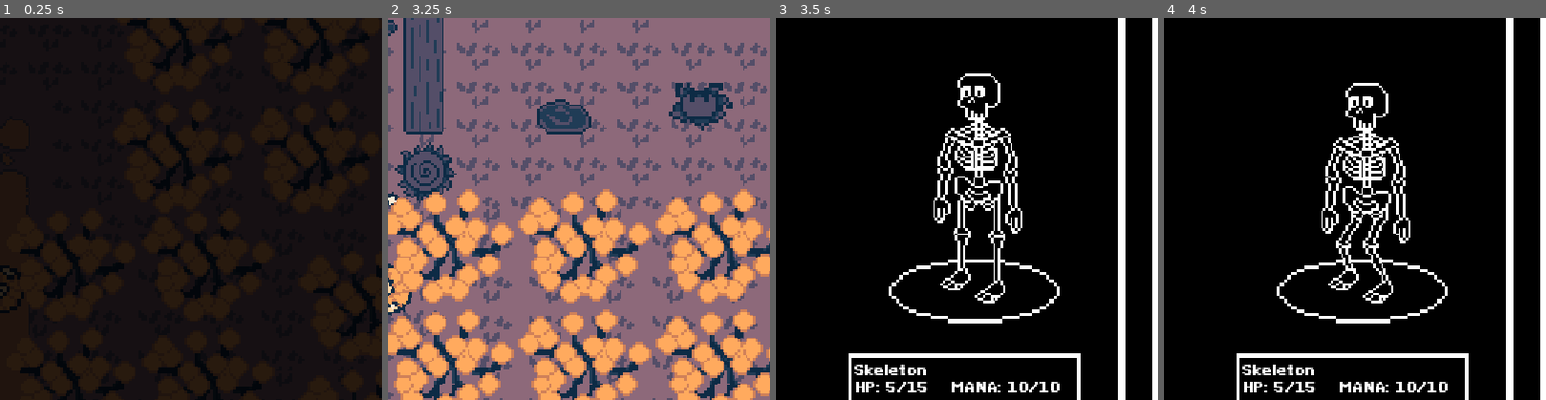
Above: before the commit, frames 1-4 (left to right).
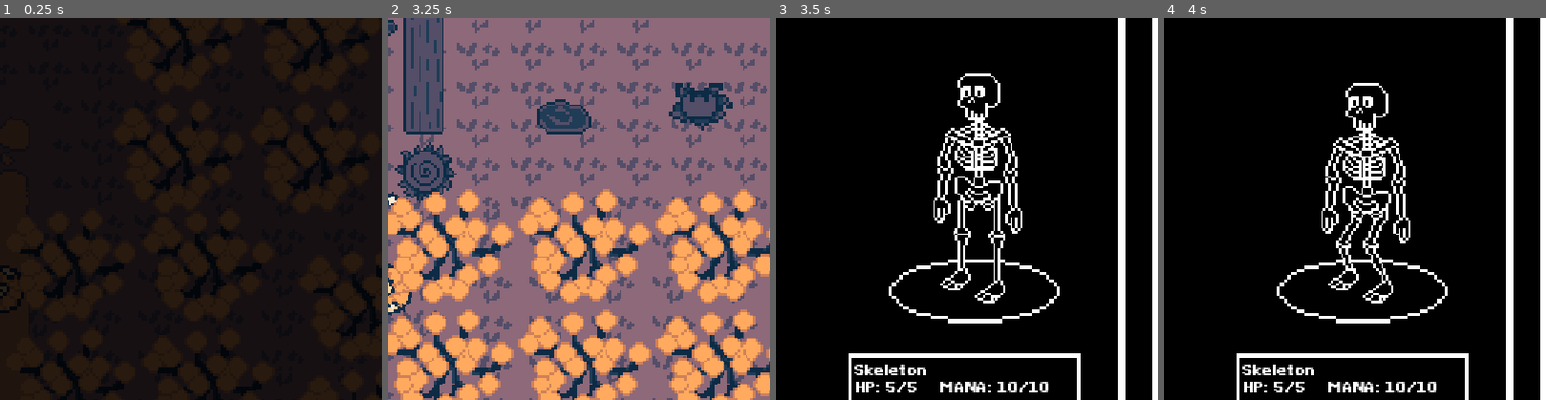
Above: after the commit, the same moments.

Repository: QuoteGenerator/Jame_Gam_Halloween
Game: Godot game, scene res://area_2.tscn
The game is run twice, just before and just after one commit, with the same random seed, the same clock (stepped at 60 frames per second) and the same inputs. This scene is started directly instead of the project's main scene.
Inputs (mouse positions are % of the whole screen's width and height, from its top left):
- Up to frame 1 (0.25 s): no input
- Up to frame 2 (3.25 s): move the mouse to (72, 45) at 0.52 s; hold D 0.53-1.28 s; tap E (Interact) every 0.75 s from 0.6 to 2.85 s; move the mouse to (30, 55) at 1.27 s; hold S 1.28-2.03 s; move the mouse to (60, 28) at 2.02 s; hold D 2.03-2.78 s; move the mouse to (45, 70) at 2.77 s; hold W from 2.78 s (still down)
- Up to frame 3 (3.5 s): keep holding W
- Up to frame 4 (4 s): move the mouse to (80, 65) at 3.52 s; release W at 3.53 s; hold A from 3.53 s (still down); tap E (Interact) at 3.6 s
The pictures show only the part of the screen within x 50-100%, y 14-64%; the shares and areas given below are measured in that part.

Frames 1-2 are identical in both runs. In frame 3, 0.7% of the frame differs, in the area x 34-75%, y 95-98%; in frame 4, 0.7%.

Commit message:
enemy configurations

Diff:
--- a/Jame_GAM_HALLOWEN_FIX/jame-gam-halloween/Scripts/combat_ui.gd
+++ b/Jame_GAM_HALLOWEN_FIX/jame-gam-halloween/Scripts/combat_ui.gd
@@ -4,6 +4,7 @@
 var current_enemy: CharacterBody2D
 var current_player: CharacterBody2D
 @onready var animationEnemyPlayer: AnimationPlayer = $Panel/tbc_AnimationEnemy
+@onready var animationPlayerPlayer: AnimationPlayer = $Panel/tbc_AnimationPlayer
 
 @onready var enemyNameLabel: Label = $Panel/Control/EnemyName
 @onready var enemyStatsLabel: Label = $Panel/Control/EnemyStats
@@ -216,6 +217,12 @@
 		turnLabel.modulate = Color(255,0,0)
 		turnLabel.text = "*" + current_enemy.enemy_name + "*"
 		await get_tree().create_timer(2.0, true).timeout
+
+		var scene_name_player = current_player.scene_file_path.get_file().get_basename()
+		animationEnemyPlayer.play("tbc_"+scene_name_player+"_getHit_animation")
+
+		await animationEnemyPlayer.animation_finished
+
 		current_player.health -= 5
 		GameState.player_health -= 5
 		playersTurn = true
@@ -223,6 +230,8 @@
 		update_player_stats()
 		turnLabel.modulate = Color(255,255,255)
 		turnLabel.text = "* YOUR TURN *"
+
+
 
 
 func showItemAmount():
@@ -268,3 +277,8 @@
 	if(current_enemy != null):
 		var scene_name_enemy = current_enemy.scene_file_path.get_file().get_basename()
 		animationEnemyPlayer.play("tbc_"+ scene_name_enemy +"_idle_animation")
+
+func play_player_idle_animation():
+	if(current_player != null):
+		var scene_name_player = current_player.scene_file_path.get_file().get_basename()
+		animationPlayerPlayer.play("tbc_"+ scene_name_player +"_idle_animation")
--- a/Jame_GAM_HALLOWEN_FIX/jame-gam-halloween/Tutorial_Area.tscn
+++ b/Jame_GAM_HALLOWEN_FIX/jame-gam-halloween/Tutorial_Area.tscn
@@ -1,7 +1,7 @@
 [gd_scene format=3 uid="uid://dug6057aw0vsc"]
 
 [ext_resource type="Script" uid="uid://b0pvd1jrhn0en" path="res://Scripts/tutorial_area.gd" id="1_0b11v"]
-[ext_resource type="PackedScene" uid="uid://isg1f625y4p8" path="res://Player.tscn" id="2_ueham"]
+[ext_resource type="PackedScene" uid="uid://isg1f625y4p8" path="res://player.tscn" id="2_ueham"]
 [ext_resource type="Texture2D" uid="uid://dewhohg7hkc26" path="res://Assets/Sprites/Areas/t_area.png" id="3_nkvb4"]
 [ext_resource type="Texture2D" uid="uid://dbh8kx1j1oydj" path="res://Assets/Sprites/Objects/tree_full.png" id="4_3va81"]
 [ext_resource type="Texture2D" uid="uid://cairtwsoy2paa" path="res://Assets/Sprites/Areas/row.png" id="5_4ndks"]
@@ -280,6 +280,8 @@
 
 [node name="SkeletonEnemy" parent="." unique_id=845605063 instance=ExtResource("14_dipwe")]
 position = Vector2(-75, -26)
+health = 10
+enemy_name = "Damaged Skeleton (Fred)"
 
 [node name="GhostEnemy" parent="." unique_id=538779952 instance=ExtResource("15_fpldr")]
 position = Vector2(52, -50.000004)
--- a/Jame_GAM_HALLOWEN_FIX/jame-gam-halloween/area_1.tscn
+++ b/Jame_GAM_HALLOWEN_FIX/jame-gam-halloween/area_1.tscn
@@ -5,7 +5,7 @@
 [ext_resource type="Texture2D" uid="uid://cairtwsoy2paa" path="res://Assets/Sprites/Areas/row.png" id="3_weo7h"]
 [ext_resource type="Texture2D" uid="uid://o7mfhydtvir8" path="res://Assets/Sprites/Areas/path.png" id="4_1rxqu"]
 [ext_resource type="Texture2D" uid="uid://lqpt80n814nh" path="res://Assets/Sprites/Objects/tree_half.png" id="4_ayu7x"]
-[ext_resource type="PackedScene" uid="uid://isg1f625y4p8" path="res://Player.tscn" id="5_1rxqu"]
+[ext_resource type="PackedScene" uid="uid://isg1f625y4p8" path="res://player.tscn" id="5_1rxqu"]
 [ext_resource type="Script" uid="uid://bj5qw1bsb546x" path="res://Scripts/scene_switch3.gd" id="7_nboye"]
 [ext_resource type="PackedScene" uid="uid://b74wv7b68e7fr" path="res://fallenlog_1.tscn" id="8_hur56"]
 [ext_resource type="PackedScene" uid="uid://b8j662xpheekl" path="res://rock_1.tscn" id="9_lx7ru"]
@@ -302,6 +302,7 @@
 
 [node name="GhostEnemy" parent="." unique_id=845605063 instance=ExtResource("13_r2afo")]
 position = Vector2(-78, 28)
+enemy_name = "Ghost (Aleks)"
 
 [node name="pumpkin_spice_latte" parent="." unique_id=870276362 instance=ExtResource("14_th8es")]
 position = Vector2(-78, 10)
@@ -309,6 +310,9 @@
 [node name="SkeletonEnemy" parent="." unique_id=233608979 instance=ExtResource("15_th8es")]
 position = Vector2(83, 11)
 rotation = 3.1415927
+health = 10
+max_health = 10
+enemy_name = "Skeleton (Ella)"
 
 [node name="CombatUI" parent="." unique_id=111705774 instance=ExtResource("16_ayu7x")]
 visible = false
--- a/Jame_GAM_HALLOWEN_FIX/jame-gam-halloween/area_2.tscn
+++ b/Jame_GAM_HALLOWEN_FIX/jame-gam-halloween/area_2.tscn
@@ -5,7 +5,7 @@
 [ext_resource type="Texture2D" uid="uid://cairtwsoy2paa" path="res://Assets/Sprites/Areas/row.png" id="3_nenjx"]
 [ext_resource type="Texture2D" uid="uid://lqpt80n814nh" path="res://Assets/Sprites/Objects/tree_half.png" id="4_e2j2b"]
 [ext_resource type="Texture2D" uid="uid://o7mfhydtvir8" path="res://Assets/Sprites/Areas/path.png" id="4_vfcf2"]
-[ext_resource type="PackedScene" uid="uid://isg1f625y4p8" path="res://Player.tscn" id="5_ma1mr"]
+[ext_resource type="PackedScene" uid="uid://isg1f625y4p8" path="res://player.tscn" id="5_ma1mr"]
 [ext_resource type="PackedScene" uid="uid://cvh34udiaksh4" path="res://combat_ui.tscn" id="6_uaa26"]
 [ext_resource type="Script" uid="uid://b25bvj0s3dyvf" path="res://Scripts/scene_switch4.gd" id="7_uuvrh"]
 [ext_resource type="PackedScene" uid="uid://b74wv7b68e7fr" path="res://fallenlog_1.tscn" id="9_n06xo"]
@@ -345,6 +345,7 @@
 z_index = 1
 position = Vector2(-42, 49)
 rotation = 0.0
+max_health = 5
 
 [node name="treestump" parent="." unique_id=148929270 instance=ExtResource("15_e2j2b")]
 position = Vector2(5, -15)
@@ -358,6 +359,9 @@
 [node name="GhostEnemy" parent="." unique_id=1587126569 instance=ExtResource("13_e2j2b")]
 position = Vector2(165, -90)
 scale = Vector2(1.4000001, 1.4000001)
+health = 15
+max_health = 15
+enemy_name = "Ghost (Toast)"
 
 [node name="pumpkin_spice_latte" parent="." unique_id=870276362 instance=ExtResource("17_3opce")]
 position = Vector2(126, -97)
@@ -399,6 +403,11 @@
 [node name="zombie" parent="." unique_id=744630692 instance=ExtResource("18_3opce")]
 position = Vector2(33, -55)
 rotation = -1.5707964
+health = 20
+max_health = 20
+mana = 15
+max_mana = 15
+enemy_name = "Zombie (Brain)"
 
 [connection signal="body_entered" from="Scene_Switch" to="Scene_Switch" method="_on_body_entered"]
 [connection signal="body_exited" from="Scene_Switch" to="Scene_Switch" method="_on_body_exited"]
--- a/Jame_GAM_HALLOWEN_FIX/jame-gam-halloween/area_3.tscn
+++ b/Jame_GAM_HALLOWEN_FIX/jame-gam-halloween/area_3.tscn
@@ -2,7 +2,7 @@
 
 [ext_resource type="Script" uid="uid://cdi0o04fopi7" path="res://Scripts/area_3.gd" id="1_1tdum"]
 [ext_resource type="Texture2D" uid="uid://bqfxlnpdio3ll" path="res://Assets/Sprites/Areas/area3.png" id="1_jbiam"]
-[ext_resource type="PackedScene" uid="uid://isg1f625y4p8" path="res://Player.tscn" id="1_y2vgt"]
+[ext_resource type="PackedScene" uid="uid://isg1f625y4p8" path="res://player.tscn" id="1_y2vgt"]
 [ext_resource type="PackedScene" uid="uid://cvh34udiaksh4" path="res://combat_ui.tscn" id="2_kwpfj"]
 [ext_resource type="Texture2D" uid="uid://cairtwsoy2paa" path="res://Assets/Sprites/Areas/row.png" id="3_k2lr6"]
 [ext_resource type="Texture2D" uid="uid://o7mfhydtvir8" path="res://Assets/Sprites/Areas/path.png" id="4_dxi2c"]
@@ -368,11 +368,19 @@
 
 [node name="GhostEnemy" parent="." unique_id=845605063 instance=ExtResource("14_2fqny")]
 position = Vector2(-39, -45)
+health = 5
+max_health = 5
+enemy_name = "Ghost (Grill)"
 
 [node name="SkeletonEnemy" parent="." unique_id=1071752477 instance=ExtResource("15_85wqg")]
 position = Vector2(112, 59)
 rotation = -1.5707964
 scale = Vector2(1.400002, 1.400002)
+health = 10
+max_health = 10
+mana = 5
+max_mana = 5
+enemy_name = "Cool Skeleton (Tom)"
 
 [node name="GhostPath" type="Path2D" parent="." unique_id=591525514]
 position = Vector2(0, 1)
@@ -399,6 +407,11 @@
 
 [node name="zombie" parent="." unique_id=767436491 instance=ExtResource("16_e6mn2")]
 position = Vector2(31, -148)
+health = 10
+max_health = 10
+mana = 25
+max_mana = 25
+enemy_name = "Zombie (Toes)"
 
 [connection signal="body_entered" from="Scene_Switch" to="Scene_Switch" method="_on_body_entered"]
 [connection signal="body_exited" from="Scene_Switch" to="Scene_Switch" method="_on_body_exited"]
--- a/Jame_GAM_HALLOWEN_FIX/jame-gam-halloween/combat_ui.tscn
+++ b/Jame_GAM_HALLOWEN_FIX/jame-gam-halloween/combat_ui.tscn
@@ -18,6 +18,7 @@
 [ext_resource type="Texture2D" uid="uid://kay1mmbidjs2" path="res://Assets/Sprites/Consumables/pumpkin_soup.png" id="10_6coxg"]
 [ext_resource type="Texture2D" uid="uid://bd6i66vvrqfcu" path="res://Assets/Sprites/Consumables/pumpkin_spice_latte.png" id="10_tnwwt"]
 [ext_resource type="Texture2D" uid="uid://mq7782la3467" path="res://Assets/Sprites/Consumables/pumpkin_pie.png" id="11_tnwwt"]
+[ext_resource type="Texture2D" uid="uid://g00jlhcxm0q1" path="res://Assets/Sprites/tbc_sprites/tbc_pumpkin_hit.png" id="12_6b7x5"]
 [ext_resource type="Texture2D" uid="uid://jds3dystspv4" path="res://Assets/sparkles.png" id="13_b12oa"]
 [ext_resource type="Texture2D" uid="uid://dbq05cio0v82a" path="res://Assets/Sprites/tbc_sprites/wand_idle.png" id="14_nw44a"]
 [ext_resource type="Texture2D" uid="uid://byeoo7x84ks8r" path="res://Assets/Sprites/tbc_sprites/sunglasses_anim_skelly.png" id="21_gjqx6"]
@@ -36,6 +37,30 @@
 "transitions": PackedFloat32Array(1),
 "update": 1,
 "values": [false]
+}
+tracks/1/type = "value"
+tracks/1/imported = false
+tracks/1/enabled = true
+tracks/1/path = NodePath("tbc_player_getHit_animation:visible")
+tracks/1/interp = 1
+tracks/1/loop_wrap = true
+tracks/1/keys = {
+"times": PackedFloat32Array(0),
+"transitions": PackedFloat32Array(1),
+"update": 1,
+"values": [false]
+}
+tracks/2/type = "value"
+tracks/2/imported = false
+tracks/2/enabled = true
+tracks/2/path = NodePath("tbc_player_idle_animation:visible")
+tracks/2/interp = 1
+tracks/2/loop_wrap = true
+tracks/2/keys = {
+"times": PackedFloat32Array(0),
+"transitions": PackedFloat32Array(1),
+"update": 1,
+"values": [true]
 }
 
 [sub_resource type="Animation" id="Animation_j62ju"]
@@ -135,7 +160,45 @@
 
 [sub_resource type="Animation" id="Animation_qedbx"]
 resource_name = "tbc_player_getHit_animation"
-length = 0.36666667
+length = 0.16666667
+tracks/0/type = "value"
+tracks/0/imported = false
+tracks/0/enabled = true
+tracks/0/path = NodePath("tbc_player_idle_animation:visible")
+tracks/0/interp = 1
+tracks/0/loop_wrap = true
+tracks/0/keys = {
+"times": PackedFloat32Array(0, 0.16666667),
+"transitions": PackedFloat32Array(1, 1),
+"update": 1,
+"values": [false, true]
+}
+tracks/1/type = "value"
+tracks/1/imported = false
+tracks/1/enabled = true
+tracks/1/path = NodePath("tbc_player_getHit_animation:visible")
+tracks/1/interp = 1
+tracks/1/loop_wrap = true
+tracks/1/keys = {
+"times": PackedFloat32Array(0, 0.16666667),
+"transitions": PackedFloat32Array(1, 1),
+"update": 1,
+"values": [true, false]
+}
+tracks/2/type = "method"
+tracks/2/imported = false
+tracks/2/enabled = true
+tracks/2/path = NodePath("..")
+tracks/2/interp = 1
+tracks/2/loop_wrap = true
+tracks/2/keys = {
+"times": PackedFloat32Array(0.16666667),
+"transitions": PackedFloat32Array(1),
+"values": [{
+"args": [],
+"method": &"play_player_idle_animation"
+}]
+}
 
 [sub_resource type="Animation" id="Animation_j56r1"]
 resource_name = "tbc_player_idle_animation"
@@ -691,8 +754,10 @@
 region_rect = Rect2(0, 0, 38, 39)
 
 [node name="tbc_player_getHit_animation" type="Sprite2D" parent="Panel" unique_id=1910426232]
-position = Vector2(917, 443)
+visible = false
+position = Vector2(309, 676)
 scale = Vector2(3.9210527, 3.9210527)
+texture = ExtResource("12_6b7x5")
 
 [node name="Control" type="Control" parent="Panel" unique_id=1928000521]
 anchors_preset = 0
--- a/Jame_GAM_HALLOWEN_FIX/jame-gam-halloween/final_area.tscn
+++ b/Jame_GAM_HALLOWEN_FIX/jame-gam-halloween/final_area.tscn
@@ -5,7 +5,7 @@
 [ext_resource type="Texture2D" uid="uid://cq3as0urft43k" path="res://Assets/Sprites/Objects/tree_empty.png" id="2_4ekaj"]
 [ext_resource type="Texture2D" uid="uid://cairtwsoy2paa" path="res://Assets/Sprites/Areas/row.png" id="3_wyo8o"]
 [ext_resource type="PackedScene" uid="uid://cvh34udiaksh4" path="res://combat_ui.tscn" id="4_f5s4f"]
-[ext_resource type="PackedScene" uid="uid://isg1f625y4p8" path="res://Player.tscn" id="5_qy1bl"]
+[ext_resource type="PackedScene" uid="uid://isg1f625y4p8" path="res://player.tscn" id="5_qy1bl"]
 [ext_resource type="Texture2D" uid="uid://o7mfhydtvir8" path="res://Assets/Sprites/Areas/path.png" id="6_npc6x"]
 [ext_resource type="PackedScene" uid="uid://dns0dt1n55247" path="res://witch.tscn" id="7_f5s4f"]
 [ext_resource type="PackedScene" uid="uid://bahkdi53jc6bf" path="res://dialoguebox_end.tscn" id="9_npc6x"]
@@ -306,8 +306,11 @@
 rotation = -3.1415925
 
 [node name="witch" parent="." unique_id=845605063 groups=["skeleton", "which"] instance=ExtResource("7_f5s4f")]
-health = 10
-max_health = 10
+health = 25
+max_health = 25
+mana = 25
+max_mana = 25
+enemy_name = "Witch (Agatha)"
 
 [node name="Path2D" type="Path2D" parent="." unique_id=105194992]
 curve = SubResource("Curve2D_npc6x")
--- a/Jame_GAM_HALLOWEN_FIX/jame-gam-halloween/main.tscn
+++ b/Jame_GAM_HALLOWEN_FIX/jame-gam-halloween/main.tscn
@@ -1,7 +1,7 @@
 [gd_scene format=3 uid="uid://c0psh6numabna"]
 
 [ext_resource type="Texture2D" uid="uid://cairtwsoy2paa" path="res://Assets/Sprites/Areas/row.png" id="1_fos0i"]
-[ext_resource type="PackedScene" uid="uid://isg1f625y4p8" path="res://Player.tscn" id="1_glv2v"]
+[ext_resource type="PackedScene" uid="uid://isg1f625y4p8" path="res://player.tscn" id="1_glv2v"]
 [ext_resource type="Script" uid="uid://b142g8djmuba0" path="res://Scripts/starter_area.gd" id="1_vivmo"]
 [ext_resource type="Texture2D" uid="uid://dbh8kx1j1oydj" path="res://Assets/Sprites/Objects/tree_full.png" id="2_efxa6"]
 [ext_resource type="Texture2D" uid="uid://7w8f0d5cc01g" path="res://Assets/Sprites/Areas/s_area.png" id="4_cm0pq"]
